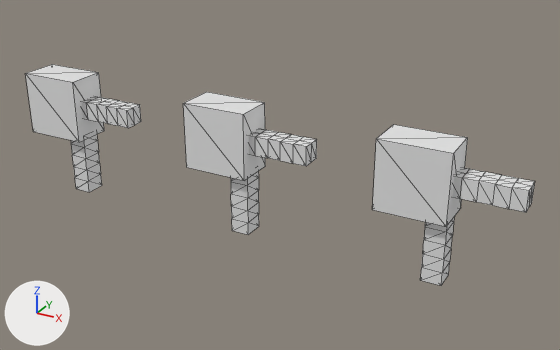
The glTF model MrCubie.glb, before and after one commit.
Both versions are drawn from a 50 mm lens placed at (11.64, -17.84, 11.01), pointed at (1.62, 0.38, 1.9). Arrows for +X, +Y and +Z are at lower left; the lights stay in place. The picture after the commit comes second. Mesh edges are drawn as thin lines.

The older version as bpy lines, for what is in view:
```python
me_cube_001 = bpy.data.meshes.new('Cube.001')
me_cube_001.from_pydata(...)  # 68 vertices, 124 faces; spans x -1.0..2.82, y -0.6..0.6, z -2.41..1.46
me_cube_002 = bpy.data.meshes.new('Cube.002')
me_cube_002.from_pydata(...)  # 68 vertices, 124 faces; spans x -1.0..2.82, y -0.6..0.6, z -2.41..1.46
me_cube_007 = bpy.data.meshes.new('Cube.007')
me_cube_007.from_pydata(...)  # 68 vertices, 124 faces; spans x -1.0..2.82, y -0.6..0.6, z -2.41..1.46
ob_cube = bpy.data.objects.new('Cube', me_cube_007)
ob_cube.location = (0.0, 0.0, 2.51)
ob_cube_001 = bpy.data.objects.new('Cube.001', me_cube_001)
ob_cube_001.location = (5.93, 0.0, 2.51)
ob_cube_002 = bpy.data.objects.new('Cube.002', me_cube_002)
ob_cube_002.location = (-6.16, 0.0, 2.53)
```
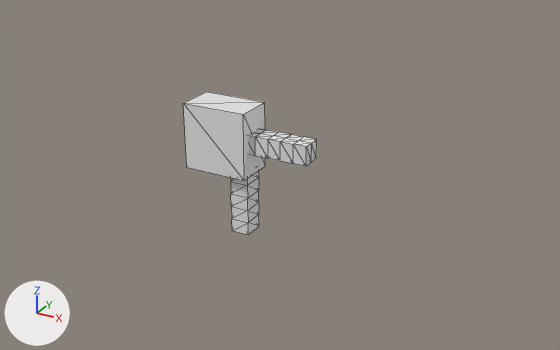
Changed parts and their boxes [x1, y1, x2, y2] in the pictures (560 x 350 px):
'Cube.001', deleted: before [372, 125, 535, 286]
'Cube.002', deleted: before [26, 64, 141, 192]

What the commit changed:
Object 'Cube.001' (ob_cube_001) is deleted.
Object 'Cube.002' (ob_cube_002) is deleted.
